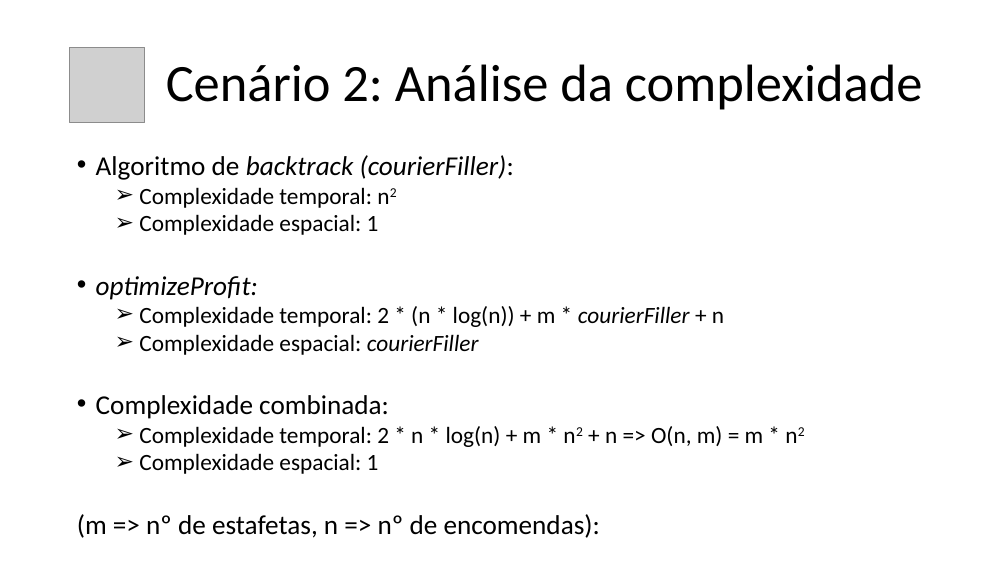
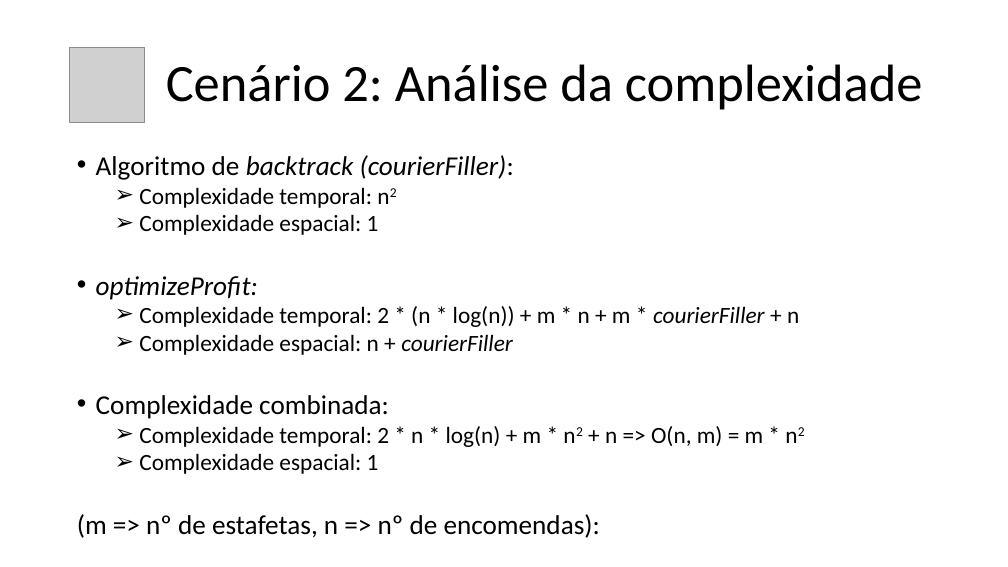
Before and after one commit to afs202005277/UrbanLogisticsOptimizer, a slide deck: slide 9 of Apresentacao.pptx. Drawn at 1008x567 pixels with LibreOffice and Linux fonts; fonts in the diff are those of the drawing; grey boxes stand for pictures. Boxes give left, top, right and bottom in pixels: in the first picture for what was removed or moved away, otherwise in the second. Text is boxed around its words. In the diff, an @@ line names an element or a change of style, - is before the commit and + after.

```diff
--- a/Apresentacao.pptx
+++ b/Apresentacao.pptx
@@ text at (x1=139, y1=306, x2=799, y2=355): text changed @@
-  ➢ Complexidade temporal: 2 * (n * log(n)) + m * courierFiller + n
-  ➢ Complexidade espacial: courierFiller
+  ➢ Complexidade temporal: 2 * (n * log(n)) + m * n + m * courierFiller + n
+  ➢ Complexidade espacial: n + courierFiller
```
Also in this commit, not shown: 2 other slides changed, 30 other files.
